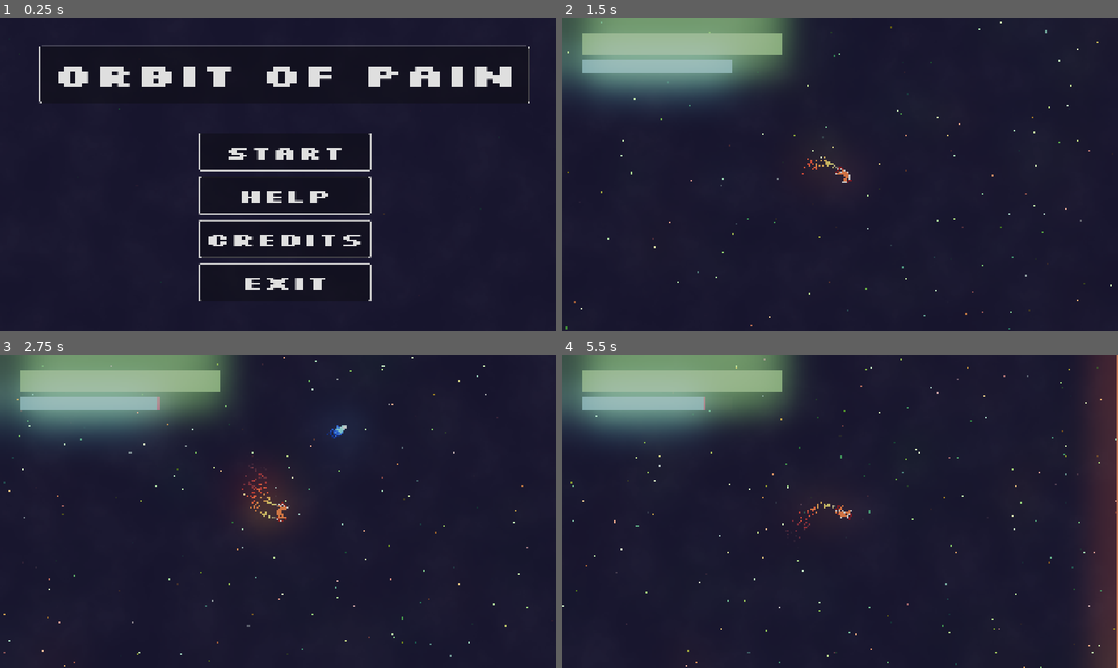
Above: before the commit, frames 1-4 (two rows, left to right).
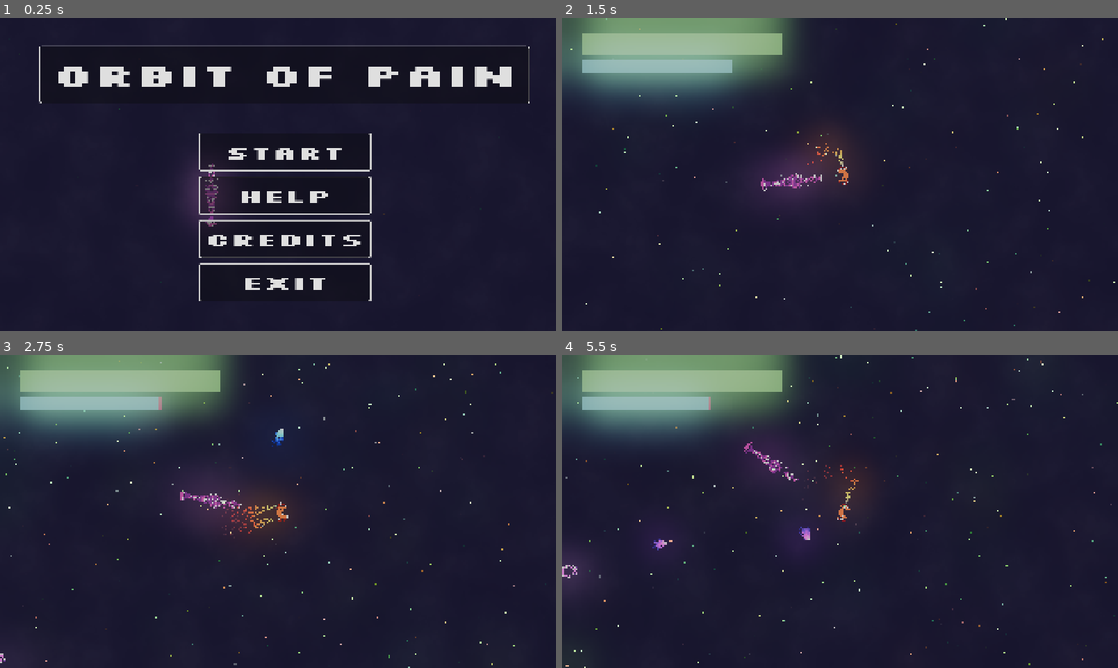
Above: after the commit, the same moments.

Repository: Lunix-420/OrbitOfPain
Game: Godot game, scene res://scenes/world/World.tscn
Same seed, same stepped clock (60 frames per second), same inputs: the game is played once before the commit and once after it. Sound files missing from this copy of the repository are replaced by a short silence.
Inputs (mouse positions are in pixels of both pictures, inside the frame that each line leads up to):
- Up to frame 1 (0.25 s): no input
- Up to frame 2 (1.5 s): click "START" at 0.5 s; tap Enter (action_start_next_wave) at 1.25 s; move the mouse to (962, 158) at 1.27 s; hold D (move_right) from 1.28 s (still down); hold Ctrl (action_shield) from 1.28 s (still down)
- Up to frame 3 (2.75 s): move the mouse to (166, 527) at 2.02 s; release D (move_right) at 2.03 s; release Ctrl (action_shield) at 2.03 s; hold S (move_backwards) from 2.03 s (still down); tap Space (action_shoot) at 2.1 s
- Up to frame 4 (5.5 s): move the mouse to (895, 442) at 2.77 s; release S (move_backwards) at 2.78 s; hold D (move_right) 2.78-3.53 s; tap Enter (action_start_next_wave) at 2.85 s; move the mouse to (812, 574) at 3.52 s; hold W (move_forward) 3.53-4.28 s; tap Shift (action_teleport) at 3.6 s; move the mouse to (1006, 558) at 4.27 s; hold E (move_turn_ccw) 4.28-5.03 s; hold A (move_left) from 4.28 s (still down); move the mouse to (673, 464) at 5.02 s; tap Q (move_turn_cw) at 5.1 s

The runs differ from the first frame. In frame 1, 0.7% of the frame differs, in the area x 33-41%, y 46-67%; in frame 2, 1.7%; in frame 3, 1.9%; in frame 4, 6.2%, in the area x 0-100%, y 0-100%.

Commit message:
refactor: Rebalance Wave 1

Diff:
--- a/scenes/ships/Chaser.tscn
+++ b/scenes/ships/Chaser.tscn
@@ -7,8 +7,8 @@
 [ext_resource type="PackedScene" uid="uid://ui0uuof2k546" path="res://scenes/remnants/Explosion.tscn" id="5_kg105"]
 
 [sub_resource type="CapsuleShape2D" id="CapsuleShape2D_55jtl"]
-radius = 31.0
-height = 146.0
+radius = 50.0
+height = 266.0
 
 [node name="CharacterBody2D" type="CharacterBody2D"]
 script = ExtResource("1_xmjnl")
@@ -16,7 +16,7 @@
 projectile_scene = ExtResource("3_xmjnl")
 
 [node name="Sprite2D" type="Sprite2D" parent="."]
-scale = Vector2(0.25, 0.25)
+scale = Vector2(0.4, 0.4)
 texture = ExtResource("4_g3ior")
 
 [node name="CollisionShape2D" type="CollisionShape2D" parent="."]
--- a/scenes/ships/Cruiser.tscn
+++ b/scenes/ships/Cruiser.tscn
@@ -17,6 +17,7 @@
 
 [node name="Sprite2D" type="Sprite2D" parent="."]
 rotation = 1.5708
+scale = Vector2(0.4, 0.4)
 texture = ExtResource("4_1wfhl")
 
 [node name="CollisionShape2D" type="CollisionShape2D" parent="."]
--- a/scenes/world/World.tscn
+++ b/scenes/world/World.tscn
@@ -1,10 +1,11 @@
-[gd_scene load_steps=14 format=3 uid="uid://dd0r1cokjlsj3"]
+[gd_scene load_steps=15 format=3 uid="uid://dd0r1cokjlsj3"]
 
 [ext_resource type="Script" uid="uid://dswfduxi8a8du" path="res://scripts/game.gd" id="1_d1c63"]
 [ext_resource type="PackedScene" uid="uid://71rc8k32st6a" path="res://scenes/ships/Player.tscn" id="1_kqs1s"]
 [ext_resource type="PackedScene" uid="uid://dst87herimqhf" path="res://scenes/world/Borders.tscn" id="3_b3faq"]
 [ext_resource type="AudioStream" uid="uid://dkr6vtv5uglix" path="res://sounds/theme.ogg" id="5_1lgw5"]
 [ext_resource type="PackedScene" uid="uid://2q1cx7u0opul" path="res://scenes/gui/Menu.tscn" id="5_qxiha"]
+[ext_resource type="PackedScene" uid="uid://q14qkvp0fgth" path="res://scenes/ships/Cruiser.tscn" id="6_i1jm3"]
 
 [sub_resource type="Environment" id="Environment_jeodi"]
 background_mode = 3
@@ -434,3 +435,6 @@
 scale = Vector2(0.5, 0.5)
 transform = Transform2D(0.5, 0, 0, 0.5, 0, 0)
 follow_viewport_scale = 2.0
+
+[node name="CharacterBody2D" parent="." instance=ExtResource("6_i1jm3")]
+position = Vector2(-485, 135)
--- a/scripts/chaser.gd
+++ b/scripts/chaser.gd
@@ -35,7 +35,7 @@
 
 func _ready() -> void:
 	player = get_node("../Player")
-	shoot_timer = randf_range(-ATTACK_TIMEOUT * 2, -ATTACK_TIMEOUT * 1.5)
+	shoot_timer = randf_range(-ATTACK_TIMEOUT, -ATTACK_TIMEOUT * 0.5)
 
 func _physics_process(delta: float) -> void:
 	if not GlobalState.game_started or is_dead:
--- a/scripts/game.gd
+++ b/scripts/game.gd
@@ -11,6 +11,8 @@
 
 func _ready() -> void:
 	ambience.play()
+	var dir = OS.get_data_dir()
+	print(dir)
 
 func _input(event):
 	if event.is_action_pressed("screenshot"):
--- a/scripts/player.gd
+++ b/scripts/player.gd
@@ -29,7 +29,7 @@
 const MAX_STRAFE_SPEED = 400.0
 const FORWARD_ACCEL = 2000.0
 const STRAFE_ACCEL = 4000.0
-const ROTATE_SPEED = 4.0
+const ROTATE_SPEED = 10.0
 const FRICTION = 500.0
 
 #==================================================================================================#
--- a/scripts/spawner.gd
+++ b/scripts/spawner.gd
@@ -33,19 +33,19 @@
 			{
 				"spawn_delay": 0.0,
 				"enemies": [
-					{ "scene": chaser_scene, "count": 1 }
+					{ "scene": chaser_scene, "count": 3 }
 				]
 			},
 			{
 				"spawn_delay": 10.0,
 				"enemies": [
-					{ "scene": chaser_scene, "count": 2 }
+					{ "scene": chaser_scene, "count": 4 }
 				]
 			},
 			{
 				"spawn_delay": 10.0,
 				"enemies": [
-					{ "scene": chaser_scene, "count": 3 }
+					{ "scene": chaser_scene, "count": 5 }
 				]
 			}
 		]
Not shown, removed: :w
